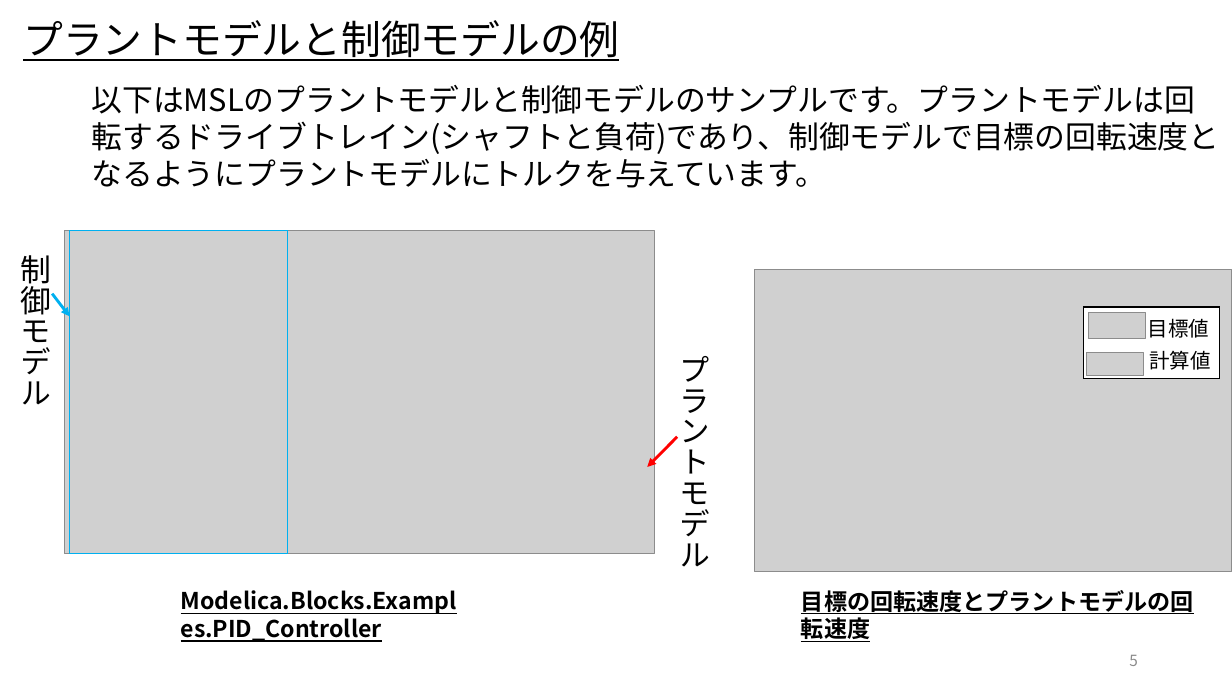
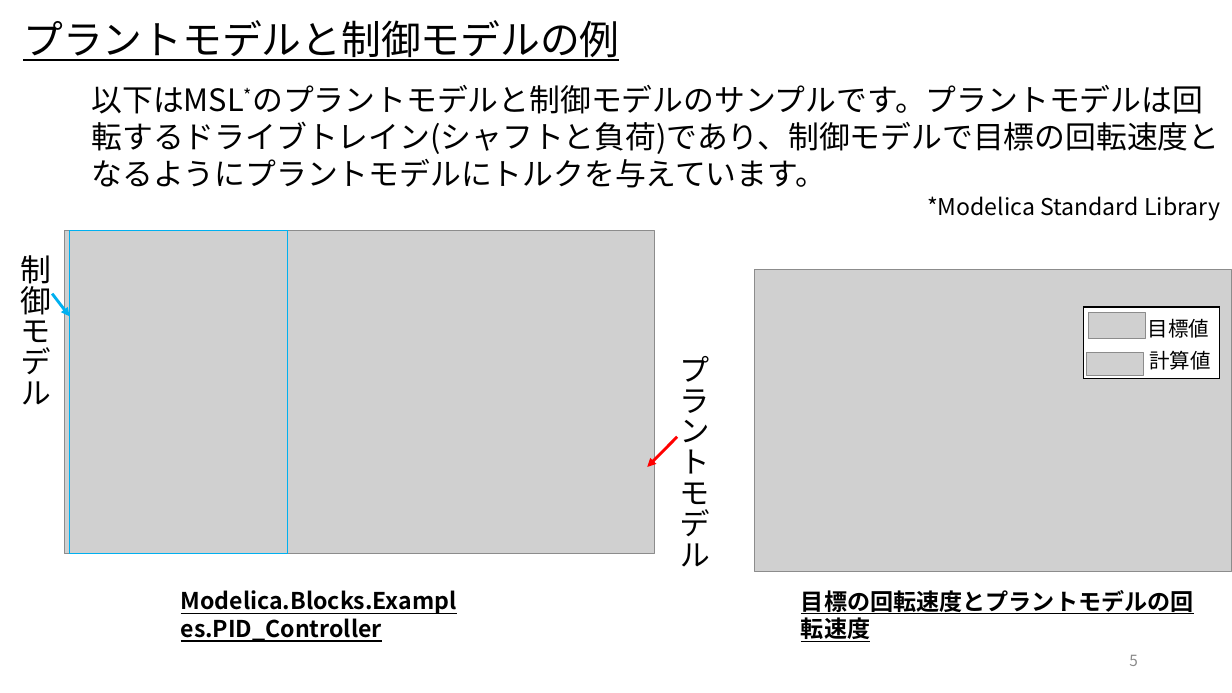
Before and after one commit to cubakija/OpenModelica_Tutorials_Ja, a slide deck: slide 5 of Dev/7_PhysicsDomainModel/OpenModelica_Tutorials_7_PlantModel.pptx. Drawn at 1232x693 pixels with LibreOffice and Linux fonts; fonts in the diff are those of the drawing; grey boxes stand for pictures. Boxes give left, top, right and bottom in pixels: in the first picture for what was removed or moved away, otherwise in the second. Text is boxed around its words. In the diff, an @@ line names an element or a change of style, - is before the commit and + after.

```diff
--- a/Dev/7_PhysicsDomainModel/OpenModelica_Tutorials_7_PlantModel.pptx
+++ b/Dev/7_PhysicsDomainModel/OpenModelica_Tutorials_7_PlantModel.pptx
@@ text at (91,85,1219,188): text changed @@
-以下はMSLのプラントモデルと制御モデルのサンプルです。プラントモデルは回転するドライブトレイン(シャフトと負荷)であり、制御モデルで目標の回転速度となるようにプラントモデルにトルクを与えています。
+以下はMSL*のプラントモデルと制御モデルのサンプルです。プラントモデルは回転するドライブトレイン(シャフトと負荷)であり、制御モデルで目標の回転速度となるようにプラントモデルにトルクを与えています。
@@ text added at (927,196,1220,221), 18 pt, text #000000 @@
+*Modelica Standard Library
```
Also in this commit, not shown: 10 other slides changed, 10 slides added.
